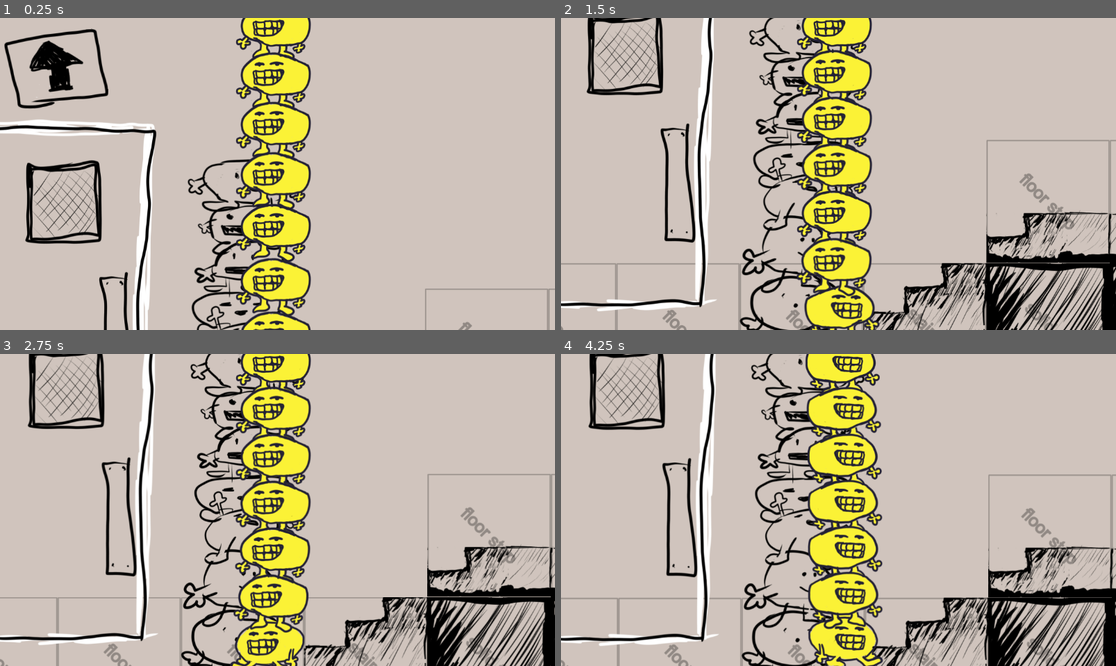
Above: before the commit, frames 1-4 (two rows, left to right).
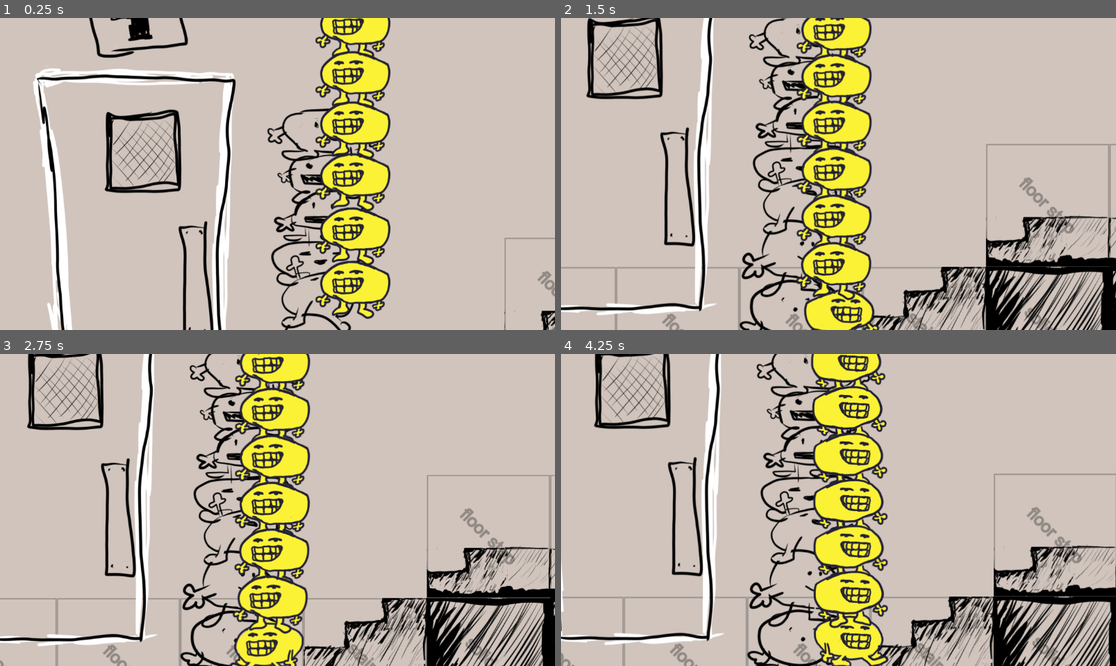
Above: after the commit, the same moments.

Repository: JCoMcL/gourt-game
Game: Godot game, scene res://level/office-level.tscn
The game is run twice, just before and just after one commit, with the same random seed, the same clock (stepped at 60 frames per second) and the same inputs.
Inputs (mouse positions are in pixels of both pictures, inside the frame that each line leads up to):
- Up to frame 1 (0.25 s): no input
- Up to frame 2 (1.5 s): move the mouse to (960, 158) at 0.52 s; hold Right (go right) 0.53-1.25 s; hold Up (enter door) 0.53-1.25 s; click (960, 158) at 0.67 s; drag from (727, 189) to (616, 136) at 1.27 s
- Up to frame 3 (2.75 s): move the mouse to (333, 441) at 2.02 s; hold Left (go left) from 2.03 s (still down); hold Space (slomo) from 2.03 s (still down)
- Up to frame 4 (4.25 s): release Left (go left) at 2.75 s; release Space (slomo) at 2.75 s; drag from (810, 572) to (672, 463) at 2.77 s; move the mouse to (1005, 556) at 3.52 s; hold Right (go right) from 3.53 s (still down); hold Right mouse button (probe) from 3.53 s (still down)

The runs differ from the first frame. In frame 1, 35% of the frame differs, in the area x 0-100%, y 0-100%; in frame 2, 22%; in frame 3, 13%; in frame 4, 25%.

Commit message:
add recursive helpers in Gourtilities only to discover there are actuallly quite a lot of different types of recursion to take into account

Diff:
--- a/gourts/gourtilities.gd
+++ b/gourts/gourtilities.gd
@@ -22,11 +22,31 @@
 	if former_head_friend:
 		resolve_perch(former_head_friend)
 
+# --- Recursive helpers ---
+func call_all_downwards(g: Gourt, f: Callable):
+	f.call(g)
+	if g.foot_friend:
+		call_all_downwards(g.foot_friend, f)
+
+func call_all_upwards(g: Gourt, f: Callable):
+	f.call(g)
+	if g.head_friend:
+		call_all_upwards(g.head_friend, f)
+
+func call_all(g: Gourt, f: Callable):
+	f.call(g)
+	if g.foot_friend:
+		call_all_downwards(g.foot_friend, f)
+	if g.head_friend:
+		call_all_upwards(g.head_friend, f)
+
+# --- Recursive functions ---
+
 func resolve_perch(g: Gourt):
-	if g.foot_friend:
-		g.position = perch_position(g.foot_friend)
-	if g.head_friend:
-		resolve_perch(g.head_friend)
+	call_all_upwards(g, func(g: Gourt):
+		if g.foot_friend:
+			g.position = perch_position(g.foot_friend)
+	)
 
 func head_count(g: Gourt):
 	if g.head_friend:
--- a/level/office-level.tscn
+++ b/level/office-level.tscn
@@ -158,6 +158,7 @@
 foot_friend = NodePath("../Gourt0")
 
 [node name="Master" type="Camera2D" parent="." node_paths=PackedStringArray("player_character")]
+position_smoothing_enabled = true
 script = ExtResource("14_b2cyw")
 player_character = NodePath("../Gourt Stack/Gourt1")
 metadata/_custom_type_script = "uid://cdsy208jbfkdj"
